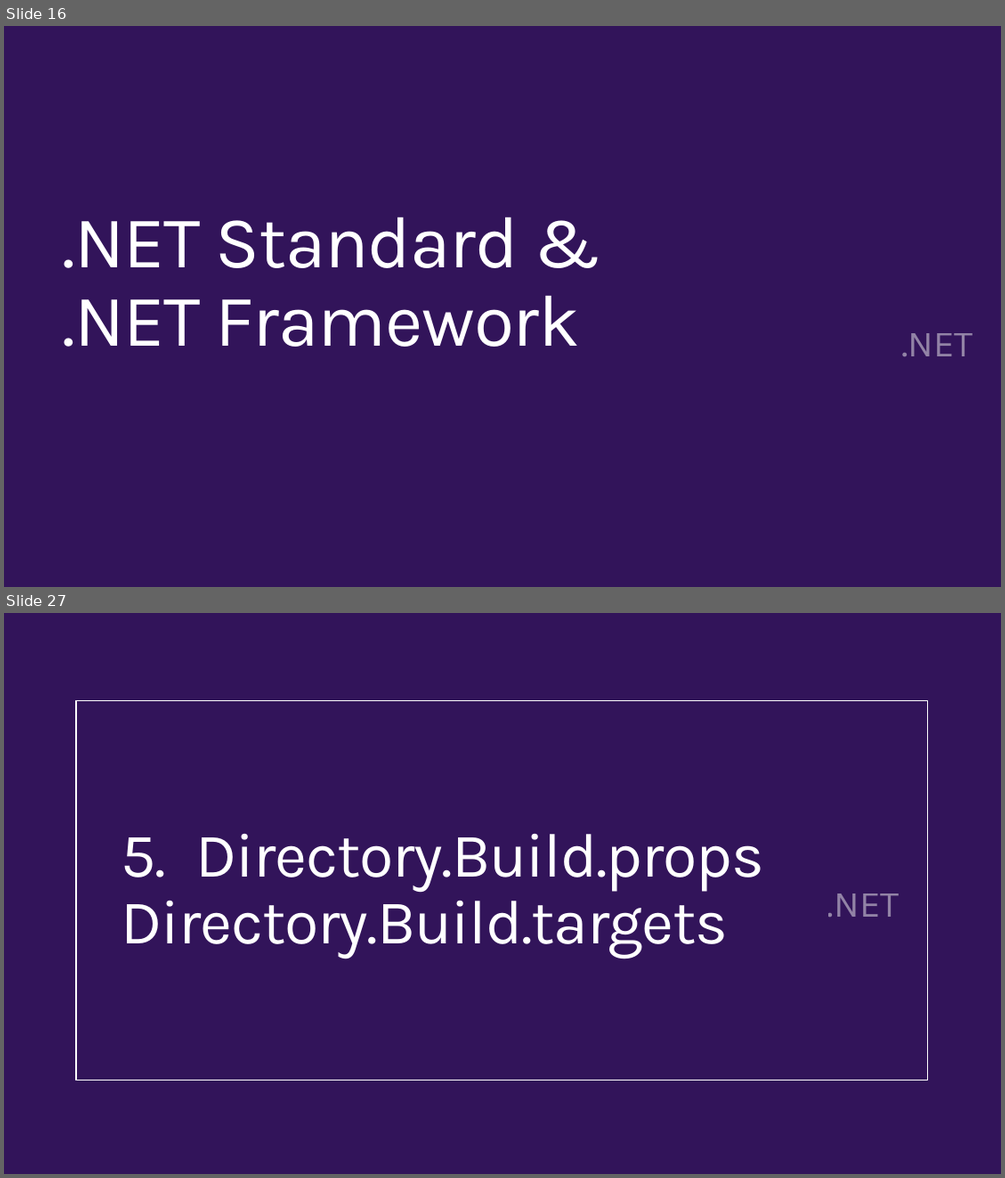
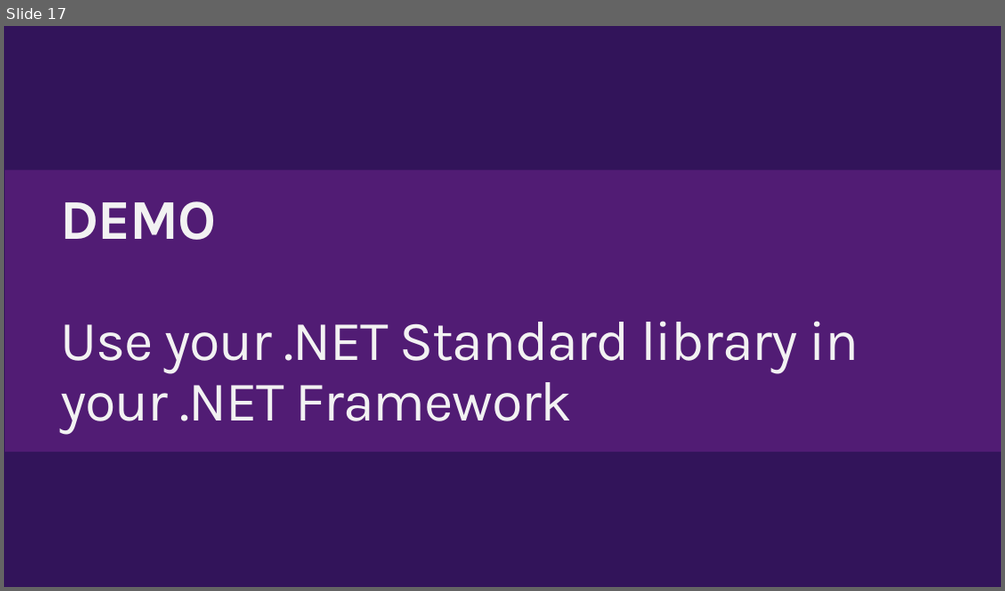
Before and after one commit to DotNetConfTh/dotnetconfth.github.io, a slide deck: sessions/2018/build-great-libraries-using-dot-net-standard/Build Great Libraries using .NET Standard.pptx. Shown one above the other, each under a label of ours: slides 16 and 27 before the commit, slide 17 after it; the slides between them are not shown. The pictures are 1005x1178 and 1005x591 pixels, drawn with LibreOffice and Linux fonts; fonts in the diff are those of the drawing; background and template pictures are left out. Boxes give left, top, right and bottom in pixels: in the first picture for what was removed or moved away, otherwise in the second. Text is boxed around its words. In the diff, an @@ line names an element or a change of style, - is before the commit and + after.

```diff
--- a/sessions/2018/build-great-libraries-using-dot-net-standard/Build Great Libraries using .NET Standard.pptx
+++ b/sessions/2018/build-great-libraries-using-dot-net-standard/Build Great Libraries using .NET Standard.pptx
@@ slide 27 removed at (x1=4, y1=613, x2=1001, y2=1174), background picture (left out) @@
@@ rectangle removed at (x1=76, y1=700, x2=928, y2=1079) @@
@@ title removed at (x1=121, y1=834, x2=765, y2=958) @@
-5. Directory.Build.props Directory.Build.targets
@@ text removed at (x1=827, y1=893, x2=899, y2=916) @@
-.NET
@@ what was slide 16 is now slide 17 @@
@@ slide 17 changed as well @@
@@ rectangle added at (x1=5, y1=169, x2=1001, y2=451), fill #511C74 @@
@@ title at (x1=60, y1=201, x2=858, y2=435): text changed; size 70.6 to 54 pt; text colour #FFFFFF to #F2F2F2 @@
-.NET Standard &
-.NET Framework
+DEMO
+Use your .NET Standard library in
+your .NET Framework
@@ text removed at (x1=901, y1=333, x2=973, y2=356) @@
-.NET
```
Also in this commit, not shown: 7 other slides changed, 16 slides added, 23 other slides removed, 20 other files.
